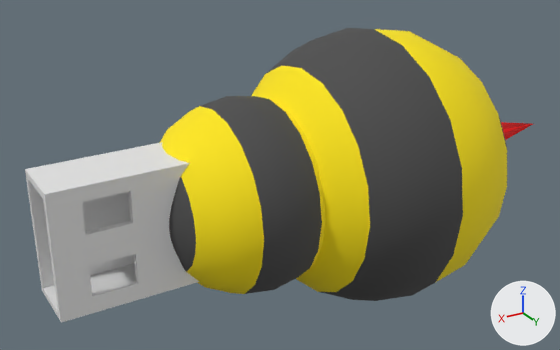
Before and after pictures for a commit that changed the FBX model GSCJ2017/Assets/Imports/USBEE.FBX.
One viewpoint serves both versions: a 50 mm lens placed at (0.195, 0.256, 0.133), pointed at (0.035, -0.011, -0.001). Arrows for +X, +Y and +Z are at lower right; the lights stay in place. Where no turn or scale is listed for an object, it has been applied to the vertices. Vertices at the same position are counted once.
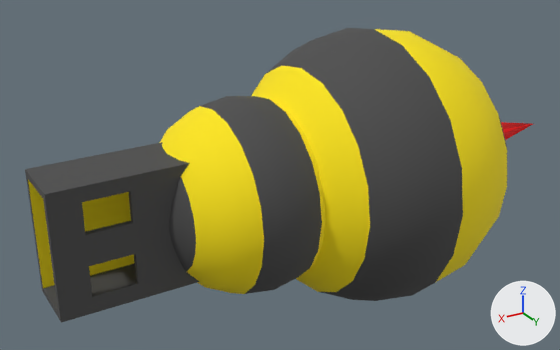
What differs and where, as boxes (x1, y1, x2, y2) in the pictures (560 x 350 px):
```json
{"part": 1, "of": "me_mesh", "change": "recoloured", "before": [25, 142, 199, 323], "after": [25, 142, 199, 323]}
{"part": 2, "of": "me_mesh", "change": "recoloured", "before": [28, 180, 134, 288], "after": [28, 180, 134, 288], "on screen": "grey to yellow"}
```

The change, as JSON lines over the scene's bpy script:
```json
{"block": "me_mesh", "where": "me_mesh.from_pydata(...)  # 32 vertices, 68 faces; spans x -0.0635..0.0635, y -0.0127..0.0127, z 0.0..0.0508"}
{"block": "me_mesh", "where": "# used by ob_usb001; location = (0.0776, 0.0, -0.0264)"}
{"block": "me_mesh", "change": "me_mesh part 1: 66 of the faces centred in x -0.0635..0.0635, y -0.0127..0.0127, z 0.0..0.0508 switch from no material to mat_01___default (dark grey #4b4b4b)"}
{"block": "me_mesh", "change": "me_mesh part 2: all 2 faces centred in x 0.0359..0.0497, y -0.0102, z 0.0176..0.0328 switch from no material to mat_material__13 (yellow #fee600)"}
```
